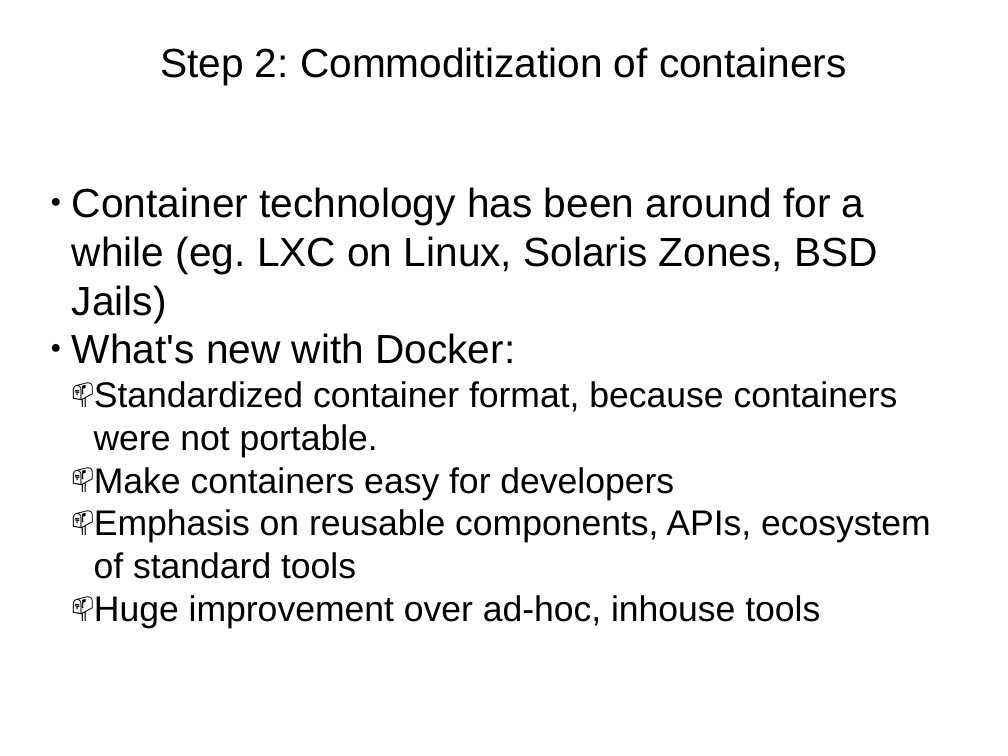
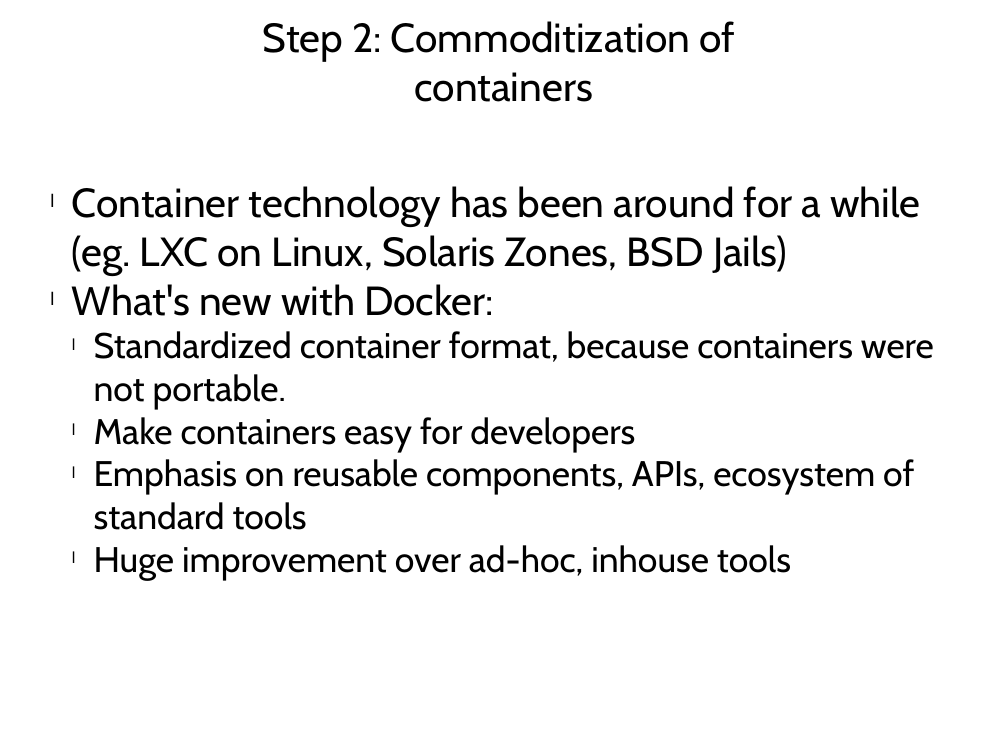
Before and after one commit to CodeChix-OpenSource/DockerIntro, a slide deck: slide 22 of slides/DockerIntro.pptx. Drawn at 1008x756 pixels with LibreOffice and Linux fonts; fonts in the diff are those of the drawing; background and template pictures are left out. Boxes give left, top, right and bottom in pixels: in the first picture for what was removed or moved away, otherwise in the second. Text is boxed around its words. In the diff, an @@ line names an element or a change of style, - is before the commit and + after.

```diff
--- a/slides/DockerIntro.pptx
+++ b/slides/DockerIntro.pptx
@@ text at bbox=[263, 21, 736, 102]: text changed; font Arial to Cabin @@
-Step 2: Commoditization of containers
+Step 2: Commoditization of
+containers
@@ text "Container technology has been around ..." at bbox=[72, 186, 934, 580]: font Arial to Cabin; bullet ● to l; bullet 📫 to l @@
```
Also in this commit, not shown: 25 other slides changed.
